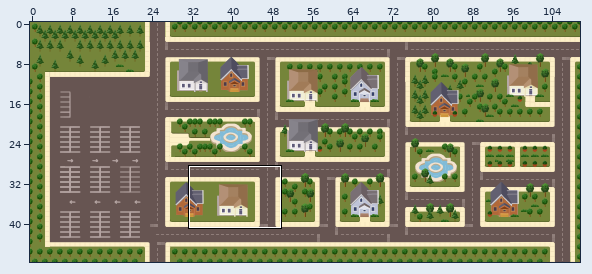
Level history. Tiled map (JSON): assets/tilemaps/Overworld.json. Above, an overview of the earlier version with the close-up marked.
Close-up. Before the commit:
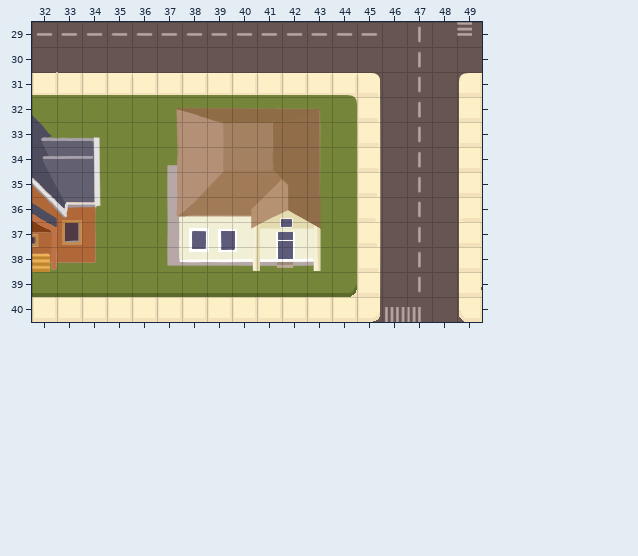
Cells are 25x25 px. Shown: x 32..49, y 29..40. The commit also changed other parts of the map, which this record leaves out.
Once edited:
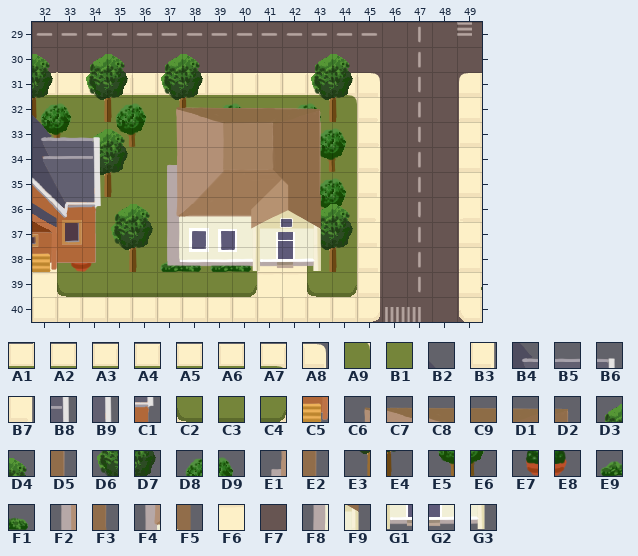
Key: from "gumball_tileset": A1 54, A2 56, A3 57, A4 59, A5 60, A6 69, A7 70, A8 71, A9 118, B1 154, B2 227, B3 263, B4 275, B5 276, B6 277, B7 311, B8 325, B9 373, C1 421, C2 434, C3 435, C4 454, C5 515, C6 602, C7 603, C8 604, C9 605, D1 607, D2 608, D3 625, D4 626, D5 656, D6 673, D7 674, D8 675, D9 676, E1 698, E2 704, E3 721, E4 722, E5 723, E6 724, E7 727, E8 728, E9 729, F1 730, F2 746, F3 752, F4 794, F5 800, F6 821, F7 828, F8 842, F9 848, G1 894, G2 895, G3 896.
__ is an empty cell, .. an unchanged one.
Edits made:
--- layer "7"
@@ x 32..44 @@
-30 .. .. .. .. .. __ __ .. .. .. .. .. ..
-31 .. .. .. .. .. __ __ .. .. .. .. .. ..
-32 __ __ .. __ __ __ __ __ __ .. __ __ ..
-33 __ __ .. __ __ .. .. .. .. .. .. __ __
-34 .. .. .. .. .. .. .. .. .. .. .. __ __
-35 .. .. .. .. .. .. .. .. .. .. .. __ __
-36 .. .. .. .. .. .. .. .. .. .. .. __ __
+30 .. .. .. .. .. D3 D4 .. .. .. .. .. ..
+31 .. .. .. .. .. D6 D7 .. .. .. .. .. ..
+32 D8 D9 .. D8 D9 E3 E4 D8 D9 .. D8 D9 ..
+33 E5 E6 .. E5 E6 .. .. .. .. .. .. D8 D9
+34 .. .. .. .. .. .. .. .. .. .. .. E5 E6
+35 .. .. .. .. .. .. .. .. .. .. .. D8 D9
+36 .. .. .. .. .. .. .. .. .. .. .. E5 E6
--- layer "8"
@@ x 32..44 @@
-30 __ .. __ __ .. .. .. .. .. .. .. __ __
-31 __ .. __ __ .. .. .. .. .. .. .. __ __
-32 __ .. __ __ .. .. .. .. .. .. .. __ __
-33 .. .. __ __ .. .. .. .. .. .. .. .. ..
-34 .. .. __ __ .. .. .. .. .. .. .. .. ..
-35 .. .. __ __ .. .. .. .. .. .. .. .. ..
-36 .. .. .. __ __ .. .. .. .. .. .. __ __
-37 .. .. .. __ __ .. .. .. .. .. .. __ __
-38 __ .. .. __ __ .. .. .. .. __ __ __ __
-39 __ .. .. .. .. .. .. .. .. __ __ .. ..
+30 D4 .. D3 D4 .. .. .. .. .. .. .. D3 D4
+31 D7 .. D6 D7 .. .. .. .. .. .. .. D6 D7
+32 E4 .. E3 E4 .. .. .. .. .. .. .. E3 E4
+33 .. .. D3 D4 .. .. .. .. .. .. .. .. ..
+34 .. .. D6 D7 .. .. .. .. .. .. .. .. ..
+35 .. .. E3 E4 .. .. .. .. .. .. .. .. ..
+36 .. .. .. D3 D4 .. .. .. .. .. .. D3 D4
+37 .. .. .. D6 D7 .. .. .. .. .. .. D6 D7
+38 F6 .. .. E3 E4 .. .. .. .. F6 F6 E3 E4
+39 F6 .. .. .. .. .. .. .. .. F6 F6 .. ..
--- layer "9"
@@ x 32..43 @@
-32 __ .. .. .. .. __ __ __ __ .. __ __
-33 __ __ __ .. .. .. .. .. .. .. .. __
-34 .. .. __ .. .. __ .. .. .. .. .. __
-35 .. .. __ .. .. __ .. .. .. .. .. __
-36 .. .. __ .. .. __ .. .. .. .. .. __
-37 .. .. .. .. .. __ .. .. .. .. .. __
-38 __ __ __ .. .. __ __ __ __ __ __ __
+32 B2 .. .. .. .. C6 C7 C8 C9 .. D1 D2
+33 B4 B5 B6 .. .. .. .. .. .. .. .. D5
+34 .. .. B8 .. .. E1 .. .. .. .. .. E2
+35 .. .. B9 .. .. F2 .. .. .. .. .. F3
+36 .. .. C1 .. .. F4 .. .. .. .. .. F5
+37 .. .. .. .. .. F8 .. .. .. .. .. F9
+38 C5 E7 E8 .. .. E9 F1 E9 F1 G1 G2 G3
--- layer "10"
@@ x 32..45 @@
-30 F7 .. F7 F7 .. F7 F7 .. .. .. .. F7 F7 ..
-31 A1 .. A2 A3 .. A4 A5 .. .. .. .. A6 A7 A8
-32 B1 B1 B1 B1 B1 B1 B1 B1 B1 .. B1 B1 A9 ..
-33 B1 B1 B1 B1 B1 .. .. .. .. .. .. B1 B1 ..
-34 .. .. B1 B1 .. B1 .. .. .. .. .. B1 B1 ..
-35 .. .. B1 B1 .. B1 .. .. .. .. .. B1 B1 B3
-36 .. .. B1 B1 B1 B1 .. .. .. .. .. B1 B1 B7
-37 .. .. .. B1 B1 B1 .. .. .. .. .. B1 B1 ..
-38 B1 B1 B1 B1 B1 B1 B1 B1 B1 B1 B1 B1 B1 ..
-39 C3 C3 .. .. .. .. .. .. C3 C3 C3 C3 .. ..
+30 __ .. __ __ .. __ __ .. .. .. .. __ __ ..
+31 __ .. __ __ .. __ __ .. .. .. .. __ __ __
+32 __ __ __ __ __ __ __ __ __ .. __ __ __ ..
+33 __ __ __ __ __ .. .. .. .. .. .. __ __ ..
+34 .. .. __ __ .. __ .. .. .. .. .. __ __ ..
+35 .. .. __ __ .. __ .. .. .. .. .. __ __ __
+36 .. .. __ __ __ __ .. .. .. .. .. __ __ __
+37 .. .. .. __ __ __ .. .. .. .. .. __ __ ..
+38 __ __ __ __ __ __ __ __ __ __ __ __ __ ..
+39 __ __ .. .. .. .. .. .. __ __ __ __ .. ..
--- layer "12"
@@ x 33..43 @@
-39 __ .. .. .. .. .. .. __ .. .. __
+39 C2 .. .. .. .. .. .. C4 .. .. C2
Boxes around the changes in both close-ups, in picture pixels (x1, y1, x2, y2):
changed: (32, 54, 381, 297)
